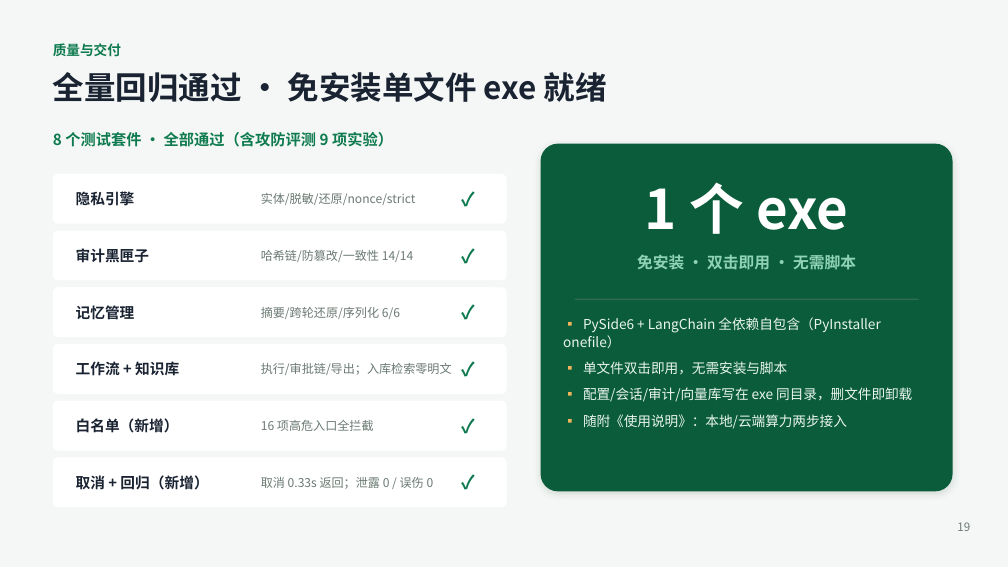
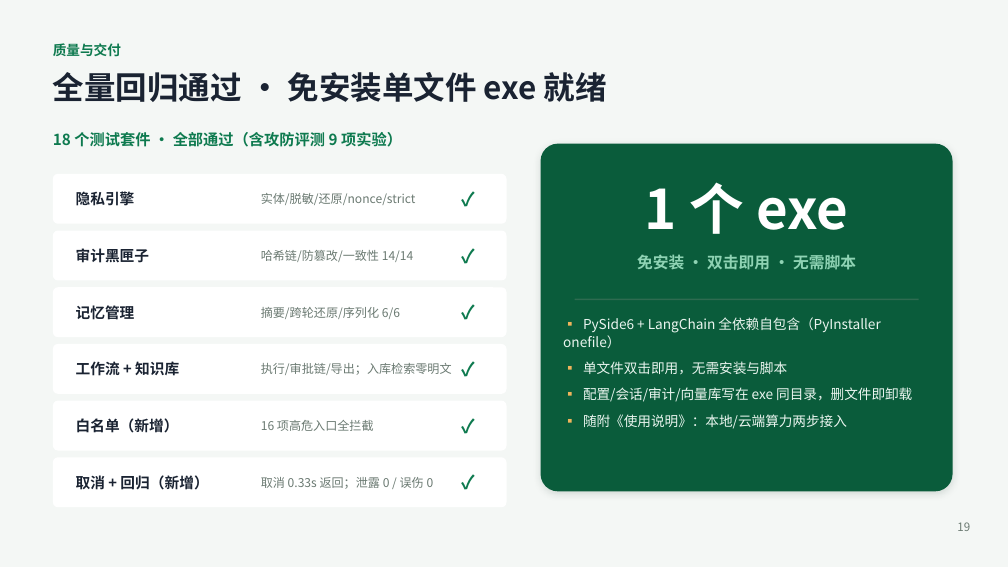
Before and after one commit to Andysun06/yindun-agent, a slide deck: slide 19 of docs/隐盾安全智能体_项目汇报.pptx. Drawn at 1008x567 pixels with LibreOffice and Linux fonts; fonts in the diff are those of the drawing. Boxes give left, top, right and bottom in pixels: in the first picture for what was removed or moved away, otherwise in the second. Text is boxed around its words. In the diff, an @@ line names an element or a change of style, - is before the commit and + after.

Commit message:
内置插件 laya 风险分级：审批弹窗风险分级双后端——装了 laya 用本地模型打分，没装自动回退可编辑正则规则；requires 留空保证未装也能启用，提示标明本次来源，backend.txt 可强制单后端；默认规则开箱自带、mtime 热生效、非法行跳过告警；仅 advisory 钩子不参与放行判定；新增 tests/test_laya_risk.py（18 套件全绿）；同步 README/开发记忆/dev-mock/使用说明/技术报告/PPT

```diff
--- a/docs/隐盾安全智能体_项目汇报.pptx
+++ b/docs/隐盾安全智能体_项目汇报.pptx
@@ text at [53,132,402,147]: text changed @@
-8 个测试套件 · 全部通过（含攻防评测 9 项实验）
+18 个测试套件 · 全部通过（含攻防评测 9 项实验）
```
Also in this commit, not shown: 2 other slides changed, 12 other files.
